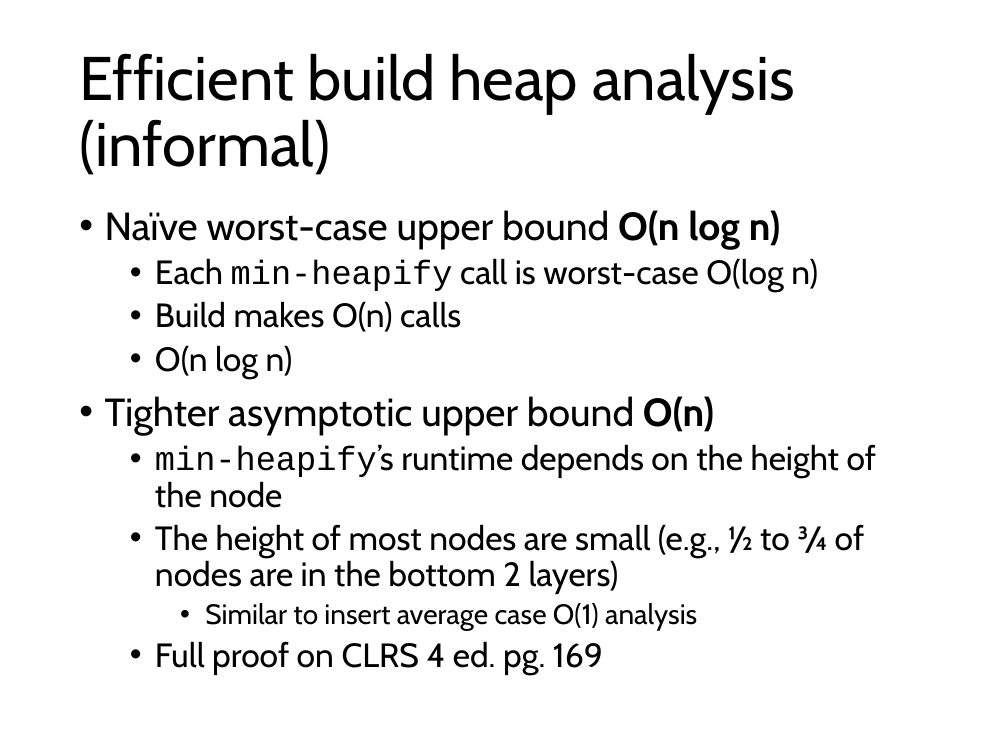
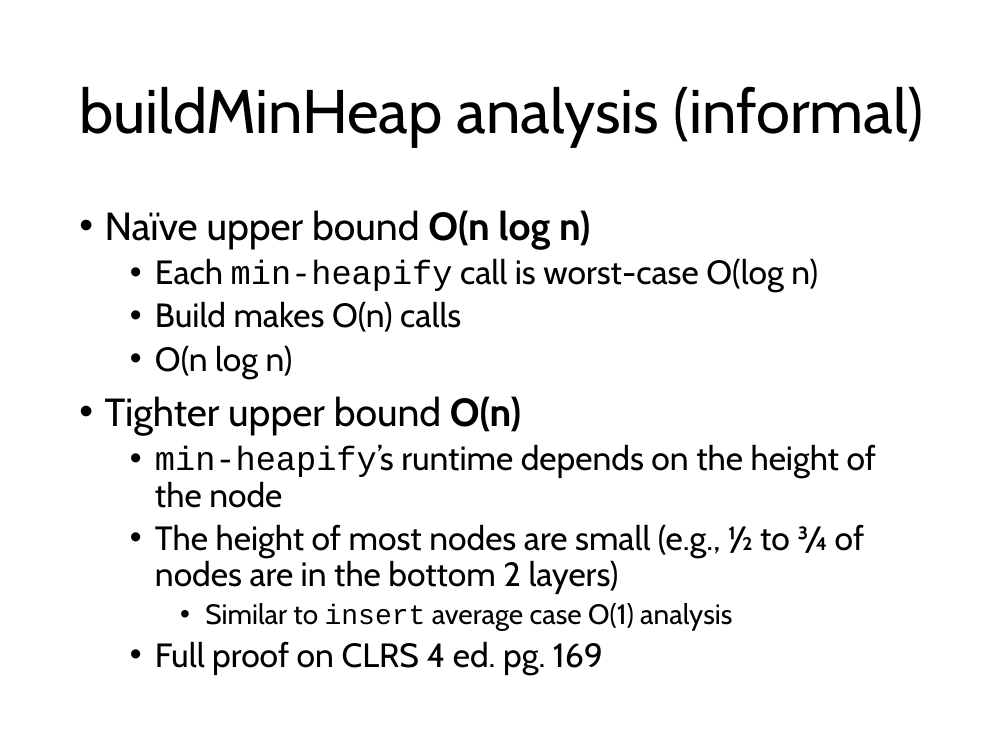
Before and after one commit to comp210ss2/comp210ss2.github.io, a slide deck: slide 51 of slides/L12_13.pptx. Drawn at 1008x756 pixels with LibreOffice and Linux fonts; fonts in the diff are those of the drawing. Boxes give left, top, right and bottom in pixels: in the first picture for what was removed or moved away, otherwise in the second. Text is boxed around its words. In the diff, an @@ line names an element or a change of style, - is before the commit and + after.

```diff
--- a/slides/L12_13.pptx
+++ b/slides/L12_13.pptx
@@ title at bbox=[79, 86, 924, 147]: text changed @@
-Efficient build heap analysis (informal)
+buildMinHeap analysis (informal)
@@ text at bbox=[105, 210, 591, 249]: text changed @@
-• Naïve worst-case upper bound O(n log n)
+• Naïve upper bound O(n log n)
@@ text at bbox=[105, 396, 521, 435]: text changed @@
-• Tighter asymptotic upper bound O(n)
+• Tighter upper bound O(n)
@@ text at bbox=[205, 603, 732, 631]: font Cabin to Courier New in "insert" @@
```
Also in this commit, not shown: 2 other slides changed, 3 other files.
